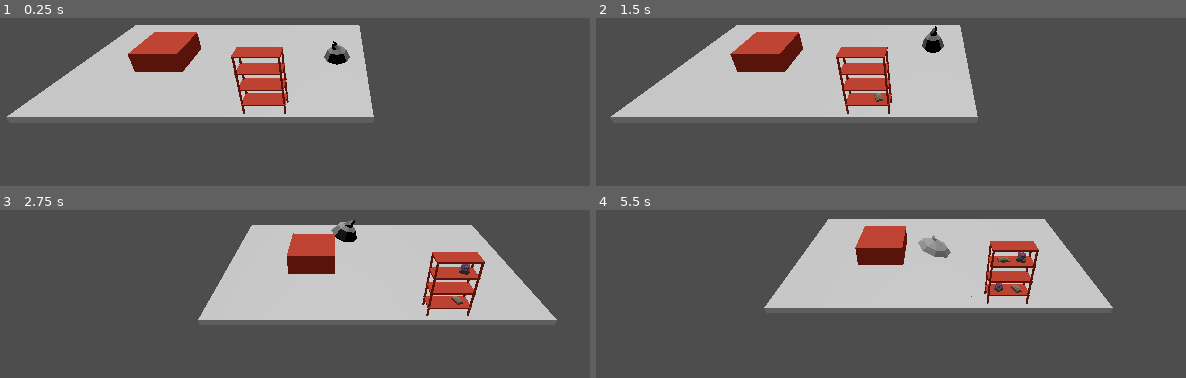
Above: before the commit, frames 1-4 (two rows, left to right).
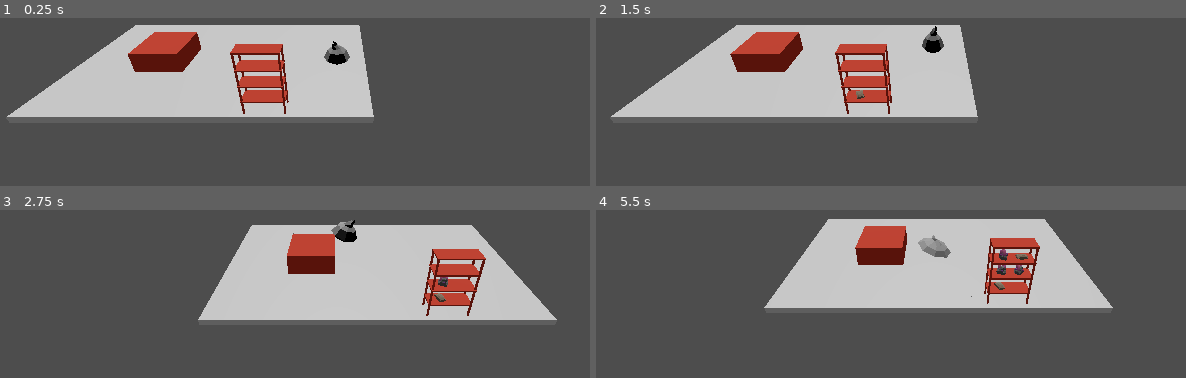
Above: after the commit, the same moments.

Repository: torbenvanassche/Warehousing
Game: Godot game, scene res://game_components/scenes/game.tscn
The game is run twice, just before and just after one commit, with the same random seed, the same clock (stepped at 60 frames per second) and the same inputs.
Inputs (mouse positions are in pixels of both pictures, inside the frame that each line leads up to):
- Up to frame 1 (0.25 s): no input
- Up to frame 2 (1.5 s): tap Enter at 0.5 s; move the mouse to (1109, 29) at 0.52 s; press the mouse at (1109, 29) at 0.53 s; hold D (move_right) 0.53-1.25 s; release the mouse at (1109, 29) at 1.25 s; tap Space at 1.25 s; drag from (773, 75) to (891, 142) at 1.27 s
- Up to frame 3 (2.75 s): move the mouse to (outside the picture) at 2.02 s; press the mouse at (outside the picture) at 2.03 s; hold D (move_right) from 2.03 s (still down)
- Up to frame 4 (5.5 s): release D (move_right) at 2.75 s; release the mouse at (outside the picture) at 2.75 s; drag from (891, 334) to (outside the picture) at 2.77 s; tap Enter at 3.5, 5 s; move the mouse to (1174, 310) at 3.52 s; press the mouse at (1174, 310) at 3.53 s; hold A (move_left) 3.53-4.25 s; tap Mouse wheel down (zoom_out) at 3.6 s; release the mouse at (1174, 310) at 4.25 s; tap Space at 4.25 s; drag from (outside the picture) to (outside the picture) at 4.27 s; move the mouse to (973, 243) at 5.02 s; press the mouse at (973, 243) at 5.03 s; hold S (move_back) from 5.03 s (still down)

The runs differ from the first frame. In frame 1, 1.3% of the frame differs, in the area x 38-49%, y 15-53%; in frame 2, 1.4%; in frame 3, 1.6%; in frame 4, 1.6%, in the area x 65-76%, y 16-52%.
Error in both runs: Invalid assignment of property or key 'camera' with value of type 'Camera3D' on a base object of type 'Node3D (game_manager.gd)'. (res://game_mechanics/global_…

Commit message:
made spawned items clickable

Diff:
--- /dev/null
+++ b/game_components/interactions/interaction_pickup.tres
@@ -0,0 +1,7 @@
+[gd_resource type="Resource" load_steps=2 format=3 uid="uid://dufgq3w5tl2w"]
+
+[ext_resource type="Script" path="res://game_mechanics/world_interactable/interaction_pickup.gd" id="1_mgvpi"]
+
+[resource]
+script = ExtResource("1_mgvpi")
+require_adjacent = false
--- a/game_components/prefabs/item_generator.tscn
+++ b/game_components/prefabs/item_generator.tscn
@@ -1,8 +1,9 @@
-[gd_scene load_steps=4 format=3 uid="uid://d3yaswkd55sxm"]
+[gd_scene load_steps=5 format=3 uid="uid://d3yaswkd55sxm"]
 
 [ext_resource type="Script" path="res://game_mechanics/global_scripts/item_generator.gd" id="1_dylii"]
 [ext_resource type="PackedScene" uid="uid://boabiwcbq7wbm" path="res://imported_assets/prototyping/shelf.glb" id="2_u4pw7"]
 [ext_resource type="Script" path="res://game_mechanics/global_scripts/input_item_buffered_display.gd" id="4_ce1m3"]
+[ext_resource type="Resource" uid="uid://dufgq3w5tl2w" path="res://game_components/interactions/interaction_pickup.tres" id="4_l88co"]
 
 [node name="generator" type="Node3D"]
 script = ExtResource("1_dylii")
@@ -10,6 +11,7 @@
 [node name="shelf" parent="." instance=ExtResource("2_u4pw7")]
 script = ExtResource("4_ce1m3")
 random_rotation = true
+item_interaction_script = ExtResource("4_l88co")
 
 [node name="position1" type="Node3D" parent="shelf"]
 transform = Transform3D(1, 0, 0, 0, 1, 0, 0, 0, 1, -0.136027, 0.215, 0)
--- a/game_components/scenes/game.tscn
+++ b/game_components/scenes/game.tscn
@@ -50,4 +50,4 @@
 visible = false
 
 [node name="generator" parent="." instance=ExtResource("8_7v7yb")]
-transform = Transform3D(1, 0, 0, 0, 1, 0, 0, 0, 1, 1, 0, -1.3)
+transform = Transform3D(1, 0, 0, 0, 1, 0, 0, 0, 1, 1, 0.0489403, -1.3)
--- a/game_mechanics/global_scripts/input_item_buffered_display.gd
+++ b/game_mechanics/global_scripts/input_item_buffered_display.gd
@@ -2,14 +2,16 @@
 
 @onready var spawner: ItemGenerator = $"./../";
 var spawned_item_buffer: Inventory
-var spawn_locations: Array[Node3D] = [];
+var spawn_locations: Array[Node] = [];
 @export var random_rotation: bool = false;
 
+@export var item_interaction_script: Interaction;
+@onready var interactable_script: Script = preload("res://game_mechanics/world_interactable/interactable.gd")
+
 func _ready():
-	var max_item_buffer = get_child_count();
-	spawned_item_buffer = Inventory.new(max_item_buffer, max_item_buffer, "Input buffer");
+	spawn_locations = get_children().filter(func(x: Node3D): return !(x is MeshInstance3D));
+	spawned_item_buffer = Inventory.new(spawn_locations.size(), spawn_locations.size(), "Input buffer");
 	spawner.item_generated.connect(_on_signal)
-	spawn_locations.append_array(get_children())
 
 	if spawn_locations.size() == 0:
 		printerr(self.name + " has no children, no elements can be spawned on this.")
@@ -18,11 +20,15 @@
 	if spawned_item_buffer.add_item(item, 1, false, true) == 0:
 		var rnd_location: Node3D = handle_random_location();
 		var instance: Node3D = ItemManager.get_scene(item).instantiate();
+		instance.set_script(interactable_script)
+
+		var interactable = instance as Interactable
+		interactable.interaction = item_interaction_script;
+		interactable.set_meta("item", item);
 		rnd_location.add_child(instance);
 
 		if random_rotation:
 			instance.rotate_y(deg_to_rad(randi_range(-180, 180)))
-		pass
 
 #this code prevents taking locations that are already in use
 func handle_random_location():
--- a/game_mechanics/user_interface/base_classes/window_base.gd
+++ b/game_mechanics/user_interface/base_classes/window_base.gd
@@ -45,6 +45,9 @@
 		content_panel.custom_minimum_size = Vector2(override_size.x, override_size.y - top_bar.size.y)
 
 func on_enable(options: Dictionary = {}):
+	if visible:
+		return
+
 	if !events_connected:
 		_ready();
 
--- a/game_mechanics/world_interactable/interactable.gd
+++ b/game_mechanics/world_interactable/interactable.gd
@@ -1,11 +1,15 @@
+class_name Interactable;
 extends Node3D
 
 @export var interaction: Interaction;
-@export var require_adjacent: bool = false;
 @export var static_body: StaticBody3D = null;
-@onready var fallback: StaticBody3D = get_node_or_null("StaticBody3D");
+@onready var fallback: StaticBody3D = get_child(0).get_child(0) as StaticBody3D;
 
 func _ready():
+	if !interaction:
+		printerr("No interaction is defined!")
+		return;
+
 	if !static_body:
 		static_body = fallback;
 		if !static_body:
@@ -14,6 +18,6 @@
 	static_body.input_event.connect(execute)
 
 func execute(_camera = null, _event = null, _pos = Vector3.ZERO, _normal = Vector3.ZERO, _shape_idx = -1):
-	if !require_adjacent || Manager.player.is_near(self, 1.5):
+	if !interaction.require_adjacent || Manager.player.is_near(self, 1.5):
 		if _event.is_action_pressed("primary_click") && interaction:
 			interaction.execute({"target": self});
--- a/game_mechanics/world_interactable/interaction.gd
+++ b/game_mechanics/world_interactable/interaction.gd
@@ -1,5 +1,7 @@
 class_name Interaction
 extends Resource
 
+@export var require_adjacent: bool = false;
+
 func execute(_dict: Dictionary = {}):
 	print("Not implemented");
--- /dev/null
+++ b/game_mechanics/world_interactable/interaction_pickup.gd
@@ -0,0 +1,5 @@
+class_name InteractionPickup
+extends Interaction
+
+func execute(_dict: Dictionary = {}):
+	print(_dict.target.get_meta("item").name)
Not shown, changed: imported_assets/item_data/scenes/mythril_raw.glb.import
Not shown, changed: imported_assets/item_data/scenes/wheat.glb.import
